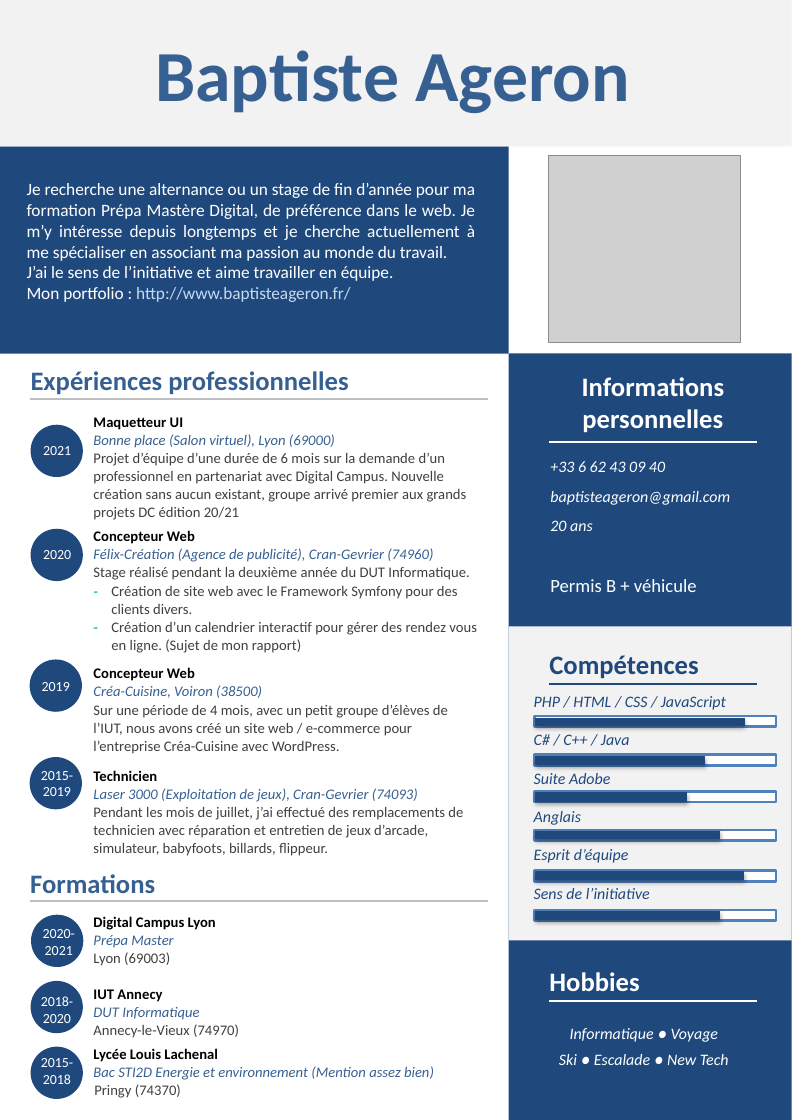
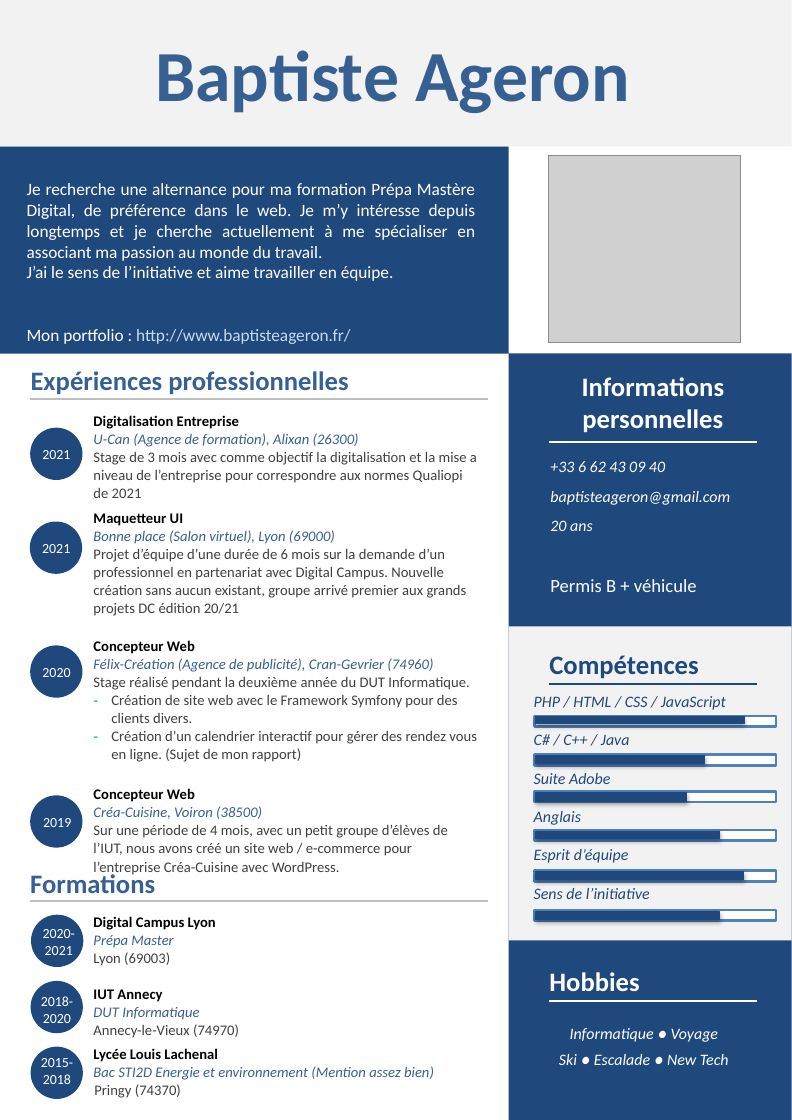
Before and after one commit to garcia-alexandre-pro/BaptisteAg.github.io, a slide deck: slide 1 of cv.pptx. Drawn at 792x1120 pixels with LibreOffice and Linux fonts; fonts in the diff are those of the drawing; grey boxes stand for pictures. Boxes give left, top, right and bottom in pixels: in the first picture for what was removed or moved away, otherwise in the second. Text is boxed around its words. In the diff, an @@ line names an element or a change of style, - is before the commit and + after.

```diff
--- a/cv.pptx
+++ b/cv.pptx
@@ text at [27, 183, 475, 261]: text changed @@
-Je recherche une alternance ou un stage de fin d’année pour ma formation Prépa Mastère Digital, de préférence dans le web. Je m’y intéresse depuis longtemps et je cherche actuellement à me spécialiser en associant ma passion au monde du travail.
+Je recherche une alternance pour ma formation Prépa Mastère Digital, de préférence dans le web. Je m’y intéresse depuis longtemps et je cherche actuellement à me spécialiser en associant ma passion au monde du travail.
@@ table at [84, 407, 489, 892] @@
+row 1: Digitalisation Entreprise / U-Can (Agence de formation), Alixan (26300) / Stage de 3 mois avec comme objectif la digitalisation et la mise a niveau de l’entreprise pour correspondre aux normes Qualiopi de 2021
-row 4: Technicien / Laser 3000 (Exploitation de jeux), Cran-Gevrier (74093) / Pendant les mois de juillet, j’ai effectué des remplacements de technicien avec réparation et entretien de jeux d’arcade, simulateur, babyfoots, billards, flippeur.
@@ text added at [42, 450, 70, 459], 10.5 pt, text #FFFFFF @@
+2021
@@ text "2021": place and size @@
-text "2021" at [43, 446, 71, 455]
+text "2021" at [42, 544, 70, 553]
@@ ellipse: place and size @@
-ellipse at [31, 529, 83, 581]
+ellipse at [30, 521, 82, 574]
@@ text "2020": place and size @@
-text "2020" at [43, 550, 71, 559]
+text "2020" at [42, 668, 70, 677]
@@ ellipse: place and size @@
-ellipse at [30, 659, 82, 712]
+ellipse at [31, 645, 83, 698]
@@ text removed at [41, 771, 73, 796] @@
-2015-2019
@@ text "2019": place and size @@
-text "2019" at [42, 682, 70, 691]
+text "2019" at [43, 818, 71, 827]
@@ ellipse: place and size @@
-ellipse at [30, 757, 82, 809]
+ellipse at [31, 795, 83, 848]
```
Also in this commit, not shown: 1 other file.
